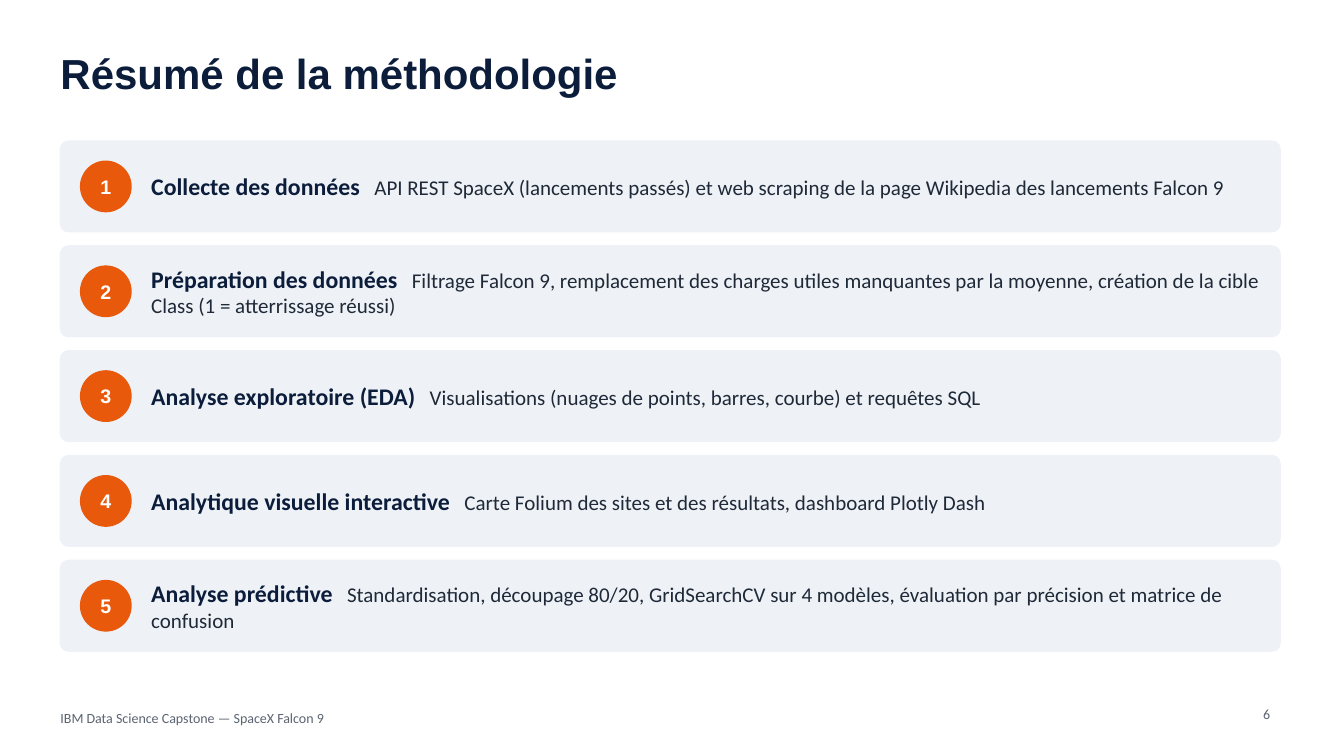
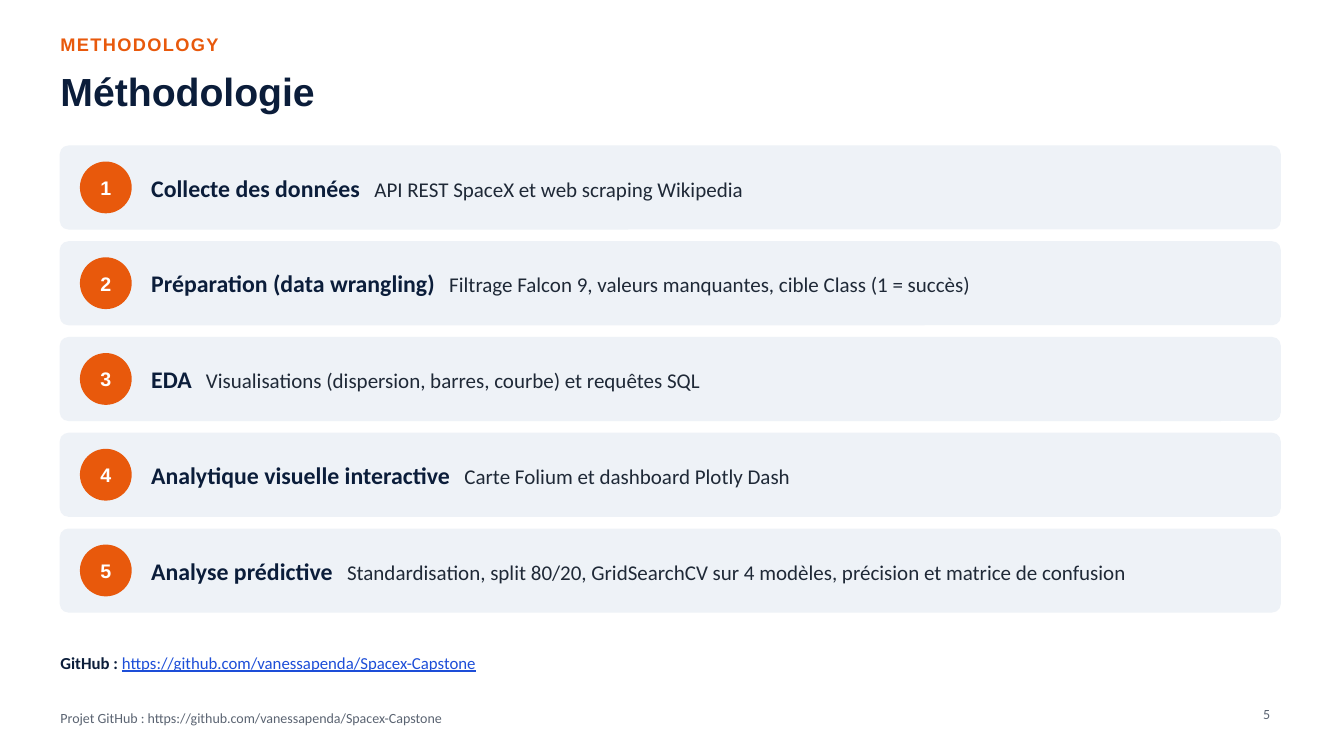
Before and after one commit to vanessapenda/Spacex-Capstone, a slide deck: slide 5 of Rapport_Capstone_SpaceX.pptx (slide 6 before the commit). Drawn at 1344x756 pixels with LibreOffice and Linux fonts; fonts in the diff are those of the drawing. Boxes give left, top, right and bottom in pixels: in the first picture for what was removed or moved away, otherwise in the second. Text is boxed around its words. In the diff, an @@ line names an element or a change of style, - is before the commit and + after.

```diff
--- a/Rapport_Capstone_SpaceX.pptx
+++ b/Rapport_Capstone_SpaceX.pptx
@@ text added at [60,38,218,51], 13 pt, text #E8590C, bold @@
+METHODOLOGY
@@ title at [60,77,314,114]: text changed; size 30 to 28 pt @@
-Résumé de la méthodologie
+Méthodologie
@@ rounded rectangle: place and size @@
-rounded rectangle at [60,141,1280,232]
+rounded rectangle at [60,146,1280,229]
@@ text at [151,180,742,201]: text changed @@
-Collecte des données API REST SpaceX (lancements passés) et web scraping de la page Wikipedia des lancements Falcon 9
+Collecte des données API REST SpaceX et web scraping Wikipedia
@@ rounded rectangle: place and size @@
-rounded rectangle at [60,246,1280,337]
+rounded rectangle at [60,242,1280,325]
@@ text "2": place and size @@
-text "2" at [100,285,111,299]
+text "2" at [100,277,111,291]
@@ ellipse: place and size @@
-ellipse at [81,266,131,317]
+ellipse at [81,258,131,309]
@@ text at [151,274,970,296]: text changed @@
-Préparation des données Filtrage Falcon 9, remplacement des charges utiles manquantes par la moyenne, création de la cible Class (1 = atterrissage réussi)
+Préparation (data wrangling) Filtrage Falcon 9, valeurs manquantes, cible Class (1 = succès)
@@ rounded rectangle: place and size @@
-rounded rectangle at [60,351,1280,442]
+rounded rectangle at [60,338,1280,420]
@@ text "3": place and size @@
-text "3" at [100,389,111,404]
+text "3" at [100,372,111,387]
@@ ellipse: place and size @@
-ellipse at [81,371,131,421]
+ellipse at [81,354,131,404]
@@ text at [151,372,700,392]: text changed @@
-Analyse exploratoire (EDA) Visualisations (nuages de points, barres, courbe) et requêtes SQL
+EDA Visualisations (dispersion, barres, courbe) et requêtes SQL
@@ rounded rectangle: place and size @@
-rounded rectangle at [60,456,1280,546]
+rounded rectangle at [60,434,1280,516]
@@ text "4": place and size @@
-text "4" at [100,494,111,508]
+text "4" at [100,468,111,482]
@@ ellipse: place and size @@
-ellipse at [81,476,131,526]
+ellipse at [81,450,131,500]
@@ text at [151,467,790,488]: text changed @@
-Analytique visuelle interactive Carte Folium des sites et des résultats, dashboard Plotly Dash
+Analytique visuelle interactive Carte Folium et dashboard Plotly Dash
@@ proportions changed in 5 elements at [60,146,1280,229], [60,242,1280,325], [60,338,1280,420], [60,434,1280,516], [60,529,1280,612] @@
@@ rounded rectangle: place and size @@
-rounded rectangle at [60,561,1280,651]
+rounded rectangle at [60,529,1280,612]
@@ text "5": place and size @@
-text "5" at [100,599,111,613]
+text "5" at [100,564,111,578]
@@ ellipse: place and size @@
-ellipse at [81,581,131,631]
+ellipse at [81,545,131,596]
@@ text at [151,563,1125,584]: text changed @@
-Analyse prédictive Standardisation, découpage 80/20, GridSearchCV sur 4 modèles, évaluation par précision et matrice de confusion
+Analyse prédictive Standardisation, split 80/20, GridSearchCV sur 4 modèles, précision et matrice de confusion
@@ text added at [60,657,476,672], 12 pt, text #1D4ED8, underline @@
+GitHub : https://github.com/vanessapenda/Spacex-Capstone
@@ text removed at [60,713,324,726] @@
-IBM Data Science Capstone — SpaceX Falcon 9
@@ text added at [60,713,442,726], 10 pt, text #5B6472 @@
+Projet GitHub : https://github.com/vanessapenda/Spacex-Capstone
@@ page number at [1263,710,1270,719]: text changed @@
-6
+5
```
Also in this commit, not shown: 13 other slides changed, 10 slides added, 33 slides removed, 1 other file.
